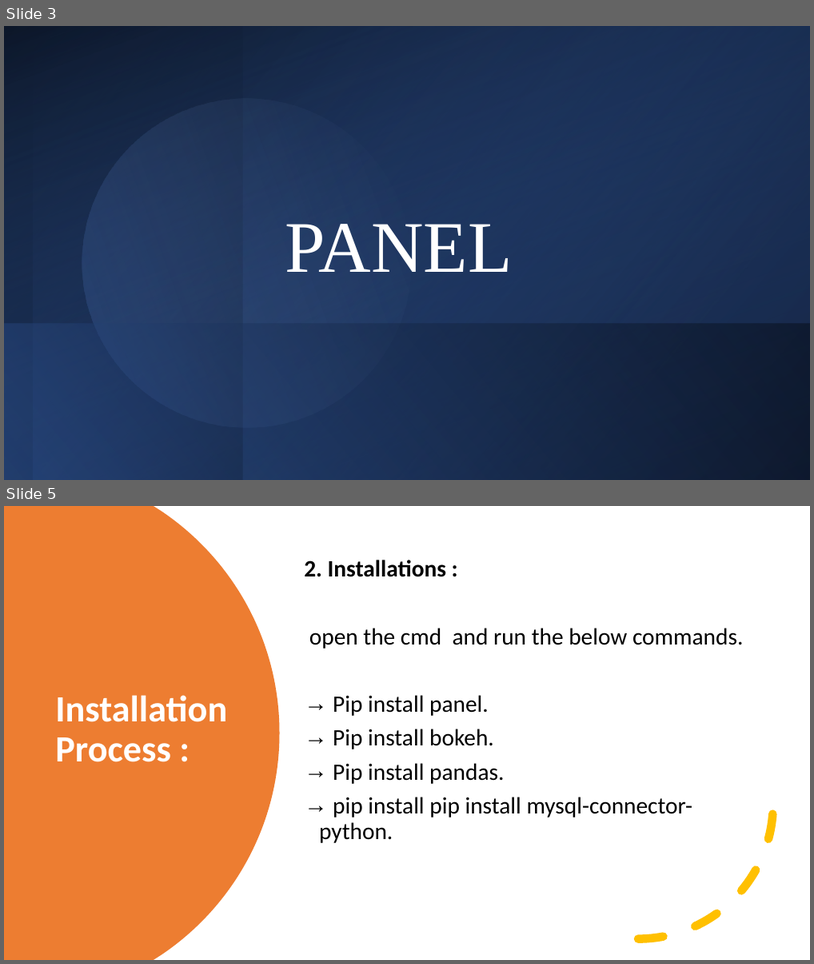
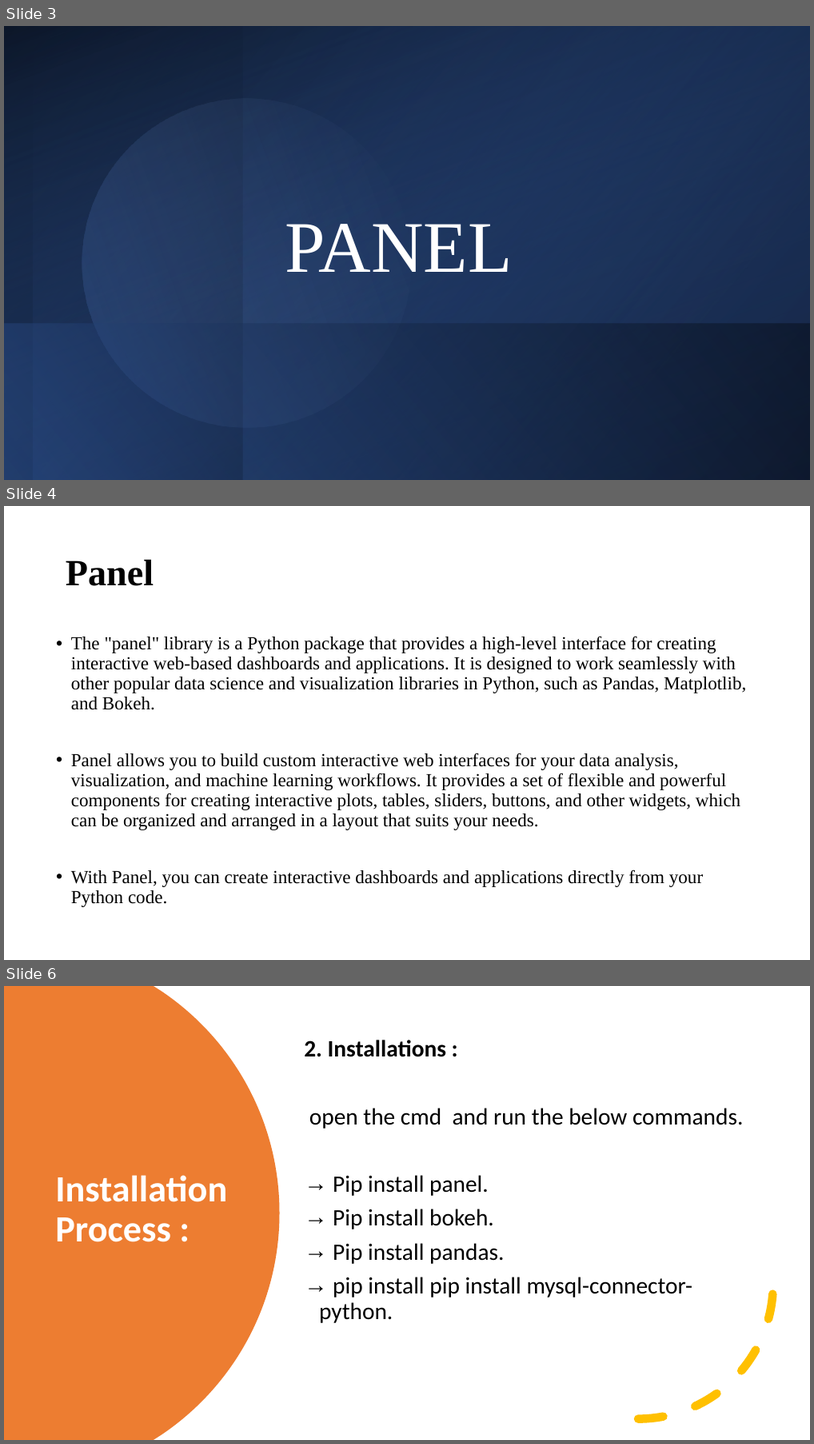
Before and after one commit to shiva-kumar-biru/panel, a slide deck: Documents/panel_introduction.pptx. Shown one above the other, each under a label of ours: slides 3 and 5 before the commit, slides 3, 4 and 6 after it; the slides between them are not shown. The pictures are 814x964 and 814x1444 pixels, drawn with LibreOffice and Linux fonts; fonts in the diff are those of the drawing. Boxes give left, top, right and bottom in pixels: in the first picture for what was removed or moved away, otherwise in the second. Text is boxed around its words. In the diff, an @@ line names an element or a change of style, - is before the commit and + after.

```diff
--- a/Documents/panel_introduction.pptx
+++ b/Documents/panel_introduction.pptx
@@ slide 4 added at (4, 506, 810, 960), background #FFFFFF @@
@@ title added at (66, 560, 154, 586), 44 pt, text #000000, bold @@
+Panel
@@ text added at (71, 636, 746, 907), 22 pt, text #000000 @@
+• The "panel" library is a Python package that provides a high-level interface for creating interactive web-based dashboards and applications. It is designed to work seamlessly with other popular data science and visualization libraries in Python, such as Pandas, Matplotlib, and Bokeh.
+• Panel allows you to build custom interactive web interfaces for your data analysis, visualization, and machine learning workflows. It provides a set of flexible and powerful components for creating interactive plots, tables, sliders, buttons, and other widgets, which can be organized and arranged in a layout that suits your needs.
+• With Panel, you can create interactive dashboards and applications directly from your Python code.
@@ what was slide 5 is now slide 6 @@
```
Also in this commit, not shown: 2 slides changed.
